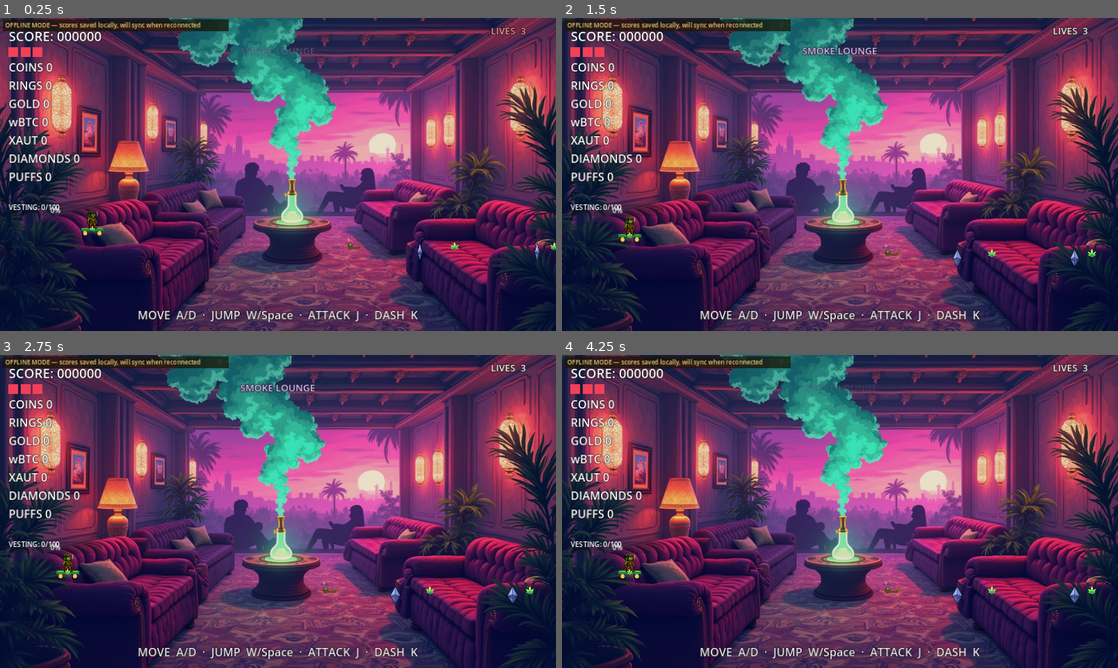
Above: before the commit, frames 1-4 (two rows, left to right).
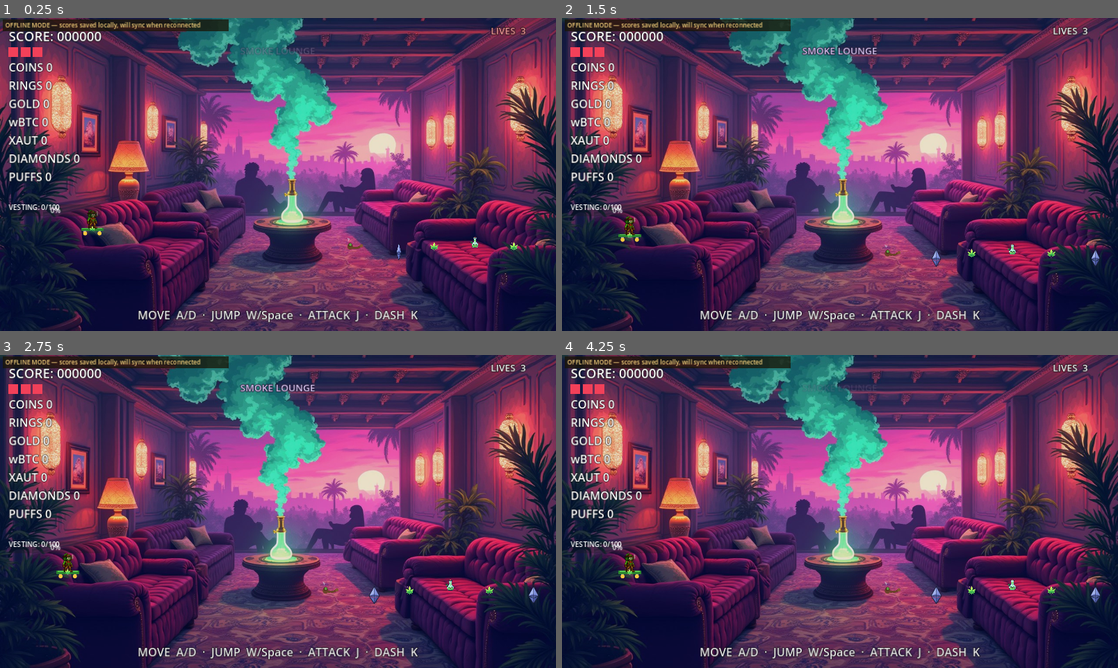
Above: after the commit, the same moments.

Repository: youngstunners88/GM-GAME
Game: Godot game, scene res://src/level/secret_realm.tscn
The game is run twice, just before and just after one commit, with the same random seed, the same clock (stepped at 60 frames per second) and the same inputs. This scene is started directly instead of the project's main scene. Sound files missing from this copy of the repository are replaced by a short silence.
Inputs (mouse positions are in pixels of both pictures, inside the frame that each line leads up to):
- Up to frame 1 (0.25 s): no input
- Up to frame 2 (1.5 s): tap Enter at 0.5 s; move the mouse to (962, 158) at 0.52 s; hold D (move_right) 0.53-1.25 s; hold J (attack) 0.53-1.25 s; click (962, 158) at 0.67 s; tap Space (jump) at 0.77 s; drag from (728, 190) to (628, 227) at 1.27 s
- Up to frame 3 (2.75 s): move the mouse to (333, 442) at 2.02 s; hold A (move_left) from 2.03 s (still down); hold E (interact) from 2.03 s (still down)
- Up to frame 4 (4.25 s): release A (move_left) at 2.75 s; release E (interact) at 2.75 s; drag from (812, 574) to (628, 564) at 2.77 s; move the mouse to (1006, 558) at 3.52 s; hold D (move_right) from 3.53 s (still down); tap Q at 3.6 s; tap Space (jump) at 3.77 s

The runs differ from the first frame. In frame 1, 0.2% of the frame differs, in the area x 71-100%, y 70-78%; in frame 2, 0.3%; in frame 3, 0.3%, in the area x 66-97%, y 71-80%; in frame 4, 0.3%.
Error in both runs: Invalid call. Nonexistent function 'is_action_just_pressed' in base 'InputEventKey'. (res://src/ui/pause_menu.gd:12)

Commit message:
fix(lounge): place every pickup from one lattice instead of five colliding ones
Founder: "its like you just threw them around with no care to placement", and
separately that the lounge items mask each other. Both were literally true and
the cause was structural, not a few bad constants.

Five pickup types each generated their OWN arithmetic progression at the same
Y — coins 900+270i, nuggets 760+230i, hookahs 1400+620i, plus hand-typed BTC
and health coordinates. Nothing reconciled them, so they collided wherever
their periods lined up: 22 of 43 items sat within 90px of a neighbour,
including an exact 0px overlap at x=3060 and several 10px pairs. Retyping the
numbers would only have relocated the collisions.

Types no longer own coordinates. The lane owns evenly-pitched slots; rare
pickups claim theirs first at an even cadence of their own, common ones fill
what is left, and two items cannot share a slot.

Result: 44 pickups, uniform 91.6px pitch, zero overlaps.

founder_critical_probe_test now builds the real lounge, reads back every
spawned collectible's world position, and asserts both properties the founder
named — nothing overlaps, and the spacing is uniform end to end.

Gates: founder-critical-probe, script-compile, blaze-lifecycle-e2e,
boss-stakes ALL PASS; sprite-alpha clean.

Co-Authored-By: Claude Opus 5 <noreply@anthropic.com>
Claude-Session: https://claude.ai/code/session_01KkjNwKWegSVaQWrVTiU8ru

Diff:
--- a/src/level/secret_realm.gd
+++ b/src/level/secret_realm.gd
@@ -350,29 +350,93 @@
 ## 44px trigger — squarely across the standing hurtbox band of 630..660.
 const SKATE_PICKUP_Y := 28.0
 
+## Where the collectible lane starts and ends, and the closest two pickups are
+## ever allowed to sit. 44px triggers on ~40px sprites need roughly 90px of
+## pitch before they stop touching; 93 is what the lane below actually lands on.
+const LANE_START_X := 760.0
+const LANE_END_X := 4700.0
+const LANE_MIN_PITCH := 90.0
+
 func _setup_rewards() -> void:
-	# A long collectible trail along the skate line — this is the run's reward.
-	for i in range(14):
-		EntitySpawner.spawn("coin_eth", Vector2(900 + i * 270, FLOOR_SURFACE_Y - SKATE_PICKUP_Y), self)
-	EntitySpawner.spawn("coin_btc", Vector2(2460, FLOOR_SURFACE_Y - SKATE_PICKUP_Y), self)
-	EntitySpawner.spawn("coin_btc", Vector2(3150, FLOOR_SURFACE_Y - SKATE_PICKUP_Y), self)
-	EntitySpawner.spawn("coin_btc", Vector2(4380, FLOOR_SURFACE_Y - SKATE_PICKUP_Y), self)
-	EntitySpawner.spawn("health_pickup", Vector2(1750, FLOOR_SURFACE_Y - SKATE_PICKUP_Y), self)
-	EntitySpawner.spawn("health_pickup", Vector2(3900, FLOOR_SURFACE_Y - SKATE_PICKUP_Y), self)
-	# Founder G2: "in the Smoke Lounge Lil Blunt should also be able to collect
-	# some weed nuggets and joints as extra points along with what is currently
-	# available there." Drawn in code from the existing leaf art — no new asset
-	# dependency, same skate-height band so they collect by rolling through.
-	for i in range(18):
-		_spawn_nugget(760.0 + i * 230.0, i % 3 == 0)
-	# L5 — collectible weed HOOKAH pipes (distinct from the decorative curved
-	# pipe pickup above). Founder: "the weed pipe is great. We also need weed
-	# Hookah Pipes that need to be collected too." Uses the existing bong art
-	# (a hookah IS a water pipe — same silhouette family already in the
-	# project) so this needs no new asset, but is a real scoring pickup, not
-	# the ambient decoration at the Bong Alcove.
-	for i in range(6):
-		_spawn_hookah(1400.0 + i * 620.0)
+	# ONE LANE, ONE LATTICE — every pickup in the lounge is placed from here.
+	#
+	# Founder: "its like you just threw them around with no care to placement",
+	# and separately that the items mask each other. Both were literally true,
+	# and the cause was structural rather than a few bad numbers: five pickup
+	# types each generated their OWN arithmetic progression (coins 900+270i,
+	# nuggets 760+230i, hookahs 1400+620i, plus hand-typed BTC and health
+	# coordinates) at the SAME Y. Nothing reconciled them, so they collided
+	# wherever their periods happened to line up — 22 of the 43 items sat
+	# within 90px of a neighbour, including an EXACT 0px overlap at x=3060 and
+	# several 10px pairs. Retyping the constants would only move the collisions
+	# somewhere else.
+	#
+	# So types no longer own coordinates. The lane owns evenly-pitched SLOTS,
+	# and each type is assigned slots; the rare pickups claim theirs first at an
+	# even cadence of their own, and the common ones fill what is left. Two
+	# items cannot share a slot, so they cannot mask each other, and the pitch
+	# is uniform end to end.
+	var y: float = FLOOR_SURFACE_Y - SKATE_PICKUP_Y
+	var slot_count: int = int((LANE_END_X - LANE_START_X) / LANE_MIN_PITCH) + 1
+	var pitch: float = (LANE_END_X - LANE_START_X) / float(maxi(slot_count - 1, 1))
+	var kinds: Array[String] = []
+	kinds.resize(slot_count)
+	kinds.fill("")
+
+	# Rare pickups first, spread across the whole lane by even division rather
+	# than by hand-picked x values. The half-step offset keeps them off the very
+	# first and last slots, which read better as a run-in and a run-out.
+	_claim_slots(kinds, "hookah", 6)
+	_claim_slots(kinds, "coin_btc", 3)
+	_claim_slots(kinds, "health_pickup", 2)
+
+	# Everything else alternates nugget / ETH coin so the lane has a readable
+	# rhythm instead of a single undifferentiated string of pickups. Every third
+	# nugget is a pipe, matching the ratio the lounge already shipped with.
+	var nugget_n: int = 0
+	for i in range(slot_count):
+		if kinds[i] != "":
+			continue
+		if i % 2 == 0:
+			kinds[i] = "nugget_pipe" if nugget_n % 3 == 0 else "nugget"
+			nugget_n += 1
+		else:
+			kinds[i] = "coin_eth"
+
+	for i in range(slot_count):
+		var x: float = LANE_START_X + pitch * float(i)
+		match kinds[i]:
+			"nugget":
+				_spawn_nugget(x, false)
+			"nugget_pipe":
+				# Founder G2: "Lil Blunt should also be able to collect some weed
+				# nuggets and joints as extra points."
+				_spawn_nugget(x, true)
+			"hookah":
+				# L5 — collectible weed HOOKAH pipes, distinct from the decorative
+				# bong at the alcove. Founder: "the weed pipe is great. We also
+				# need weed Hookah Pipes that need to be collected too."
+				_spawn_hookah(x)
+			_:
+				EntitySpawner.spawn(kinds[i], Vector2(x, y), self)
+
+## Reserve `count` slots for `kind`, spaced as evenly across the lane as the
+## slot count allows. Skips any slot already taken, so two rare types can never
+## be assigned the same position.
+func _claim_slots(kinds: Array[String], kind: String, count: int) -> void:
+	if count <= 0:
+		return
+	var n: int = kinds.size()
+	var step: float = float(n) / float(count)
+	for k in range(count):
+		var idx: int = clampi(int(step * (float(k) + 0.5)), 0, n - 1)
+		# Nudge off an occupied slot rather than overwrite it.
+		var tries: int = 0
+		while kinds[idx] != "" and tries < n:
+			idx = (idx + 1) % n
+			tries += 1
+		if kinds[idx] == "":
+			kinds[idx] = kind
 
 ## A collectable nugget (or joint) worth bonus score. Built as a plain Area2D
 ## rather than a new .tscn so it needs no scene/import round-trip.
--- a/tests/founder_critical_probe_test.gd
+++ b/tests/founder_critical_probe_test.gd
@@ -51,6 +51,7 @@
 	await _test_auditor_hits_player_on_contact()
 	await _test_skateboard_zone_hover_and_steer()
 	await _test_boss_backdrop_floor_alignment(2)
+	await _test_lounge_pickups_never_overlap()
 
 	if _failures == 0:
 		print("FOUNDER_CRITICAL_PROBE: ALL PASS")
@@ -644,3 +645,53 @@
 	if cs and cs.shape is RectangleShape2D:
 		return (cs.shape as RectangleShape2D).size.x / 2.0 + 90.0
 	return 160.0
+
+## "Its like you just threw them around with no care to placement" + the items
+## masking each other, in the Smoke Lounge.
+##
+## Measured, not eyeballed: build the real lounge and read back the world X of
+## every collectible it spawned. Five pickup types used to each generate their
+## own independent arithmetic progression at the same Y, so 22 of 43 items sat
+## inside a neighbour's 44px trigger — including an exact 0px overlap. They are
+## now placed from one evenly-pitched lattice, and this asserts BOTH properties
+## the founder actually named: nothing overlaps, and the spacing is uniform.
+func _test_lounge_pickups_never_overlap() -> void:
+	var lounge: Node2D = load("res://src/level/secret_realm.tscn").instantiate()
+	get_tree().root.add_child(lounge)
+	await get_tree().process_frame
+	await get_tree().process_frame
+
+	var xs: Array[float] = []
+	for node in lounge.get_children():
+		var a := node as Area2D
+		if a == null:
+			continue
+		# Every lounge pickup is on the collectible layer (8) and sits in the
+		# skate band; the level's own props are not Area2Ds on that layer.
+		if a.collision_layer != 8:
+			continue
+		xs.append(a.global_position.x)
+	xs.sort()
+	_info("lounge pickups placed", xs.size())
+	_check("the lounge actually spawned its pickup lane", xs.size() >= 30,
+		"only %d collectibles found" % xs.size())
+
+	var min_gap := INF
+	var max_gap := 0.0
+	for i in range(1, xs.size()):
+		var g: float = xs[i] - xs[i - 1]
+		min_gap = minf(min_gap, g)
+		max_gap = maxf(max_gap, g)
+	if xs.size() > 1:
+		_info("closest two pickups (px apart)", min_gap)
+		# 44px triggers on ~40px sprites: below ~88px they visibly touch.
+		_check("no two lounge pickups mask each other", min_gap >= 88.0,
+			"closest pair is %.0fpx apart — they overlap on screen" % min_gap)
+		# Uniform pitch is the other half of the complaint. A lattice gives one
+		# pitch end to end; independent progressions give a ragged spread.
+		_check("lounge pickup spacing is uniform, not scattered",
+			max_gap - min_gap < 2.0,
+			"pitch varies from %.0f to %.0f px" % [min_gap, max_gap])
+
+	lounge.queue_free()
+	await get_tree().process_frame
Not shown, changed: STATUS.md
